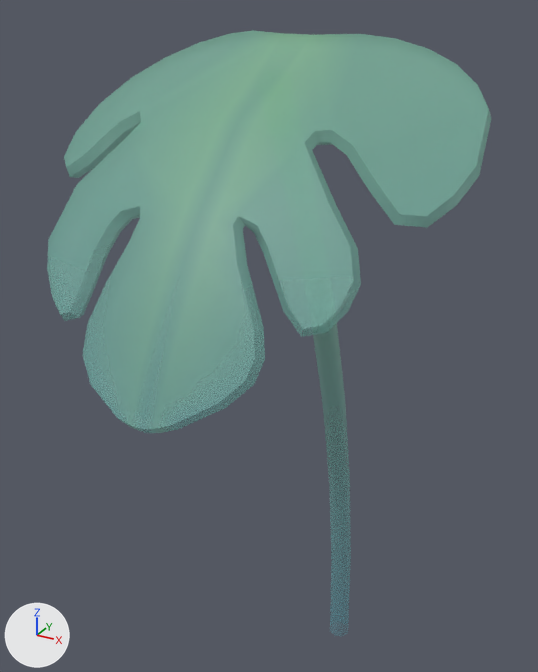
Before and after pictures for a commit that changed the FBX model Assets/Models/Tiny Treats plants/monstera_leaf_large_C.fbx.
Before and after are seen from a camera (50 mm lens) standing at (1.09, -2.72, 2.92) and looking at (-0.1, -0.57, 1.84). Lighting does not change. The marker at lower left points along +X, +Y and +Z. Objects named as collision shapes, trigger or cutter boxes, shadow casters or lower levels of detail are left out. Where no turn or scale is listed for an object, it has been applied to the vertices.

Names of what the first picture shows: 'monstera_leaf_large_C'.
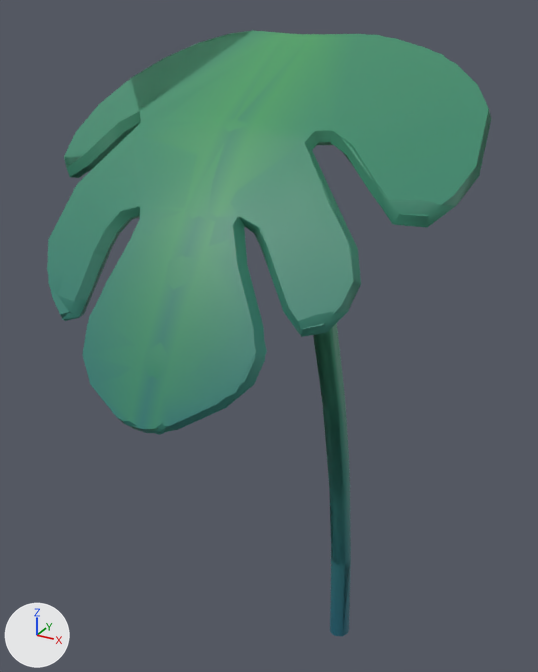
Edits to the bpy script that builds the scene:
```text
Change img_tiny_treats_texture_1_png:
    img_tiny_treats_texture_1_png: load_image('tiny_treats_texture_1.png', 'tiny_treats_texture_1.png', 1024, 1024, 'Non-Color') -> load_image('tiny_treats_texture_1.png', 'tiny_treats_texture_1.png', 1024, 1024, 'sRGB')
Change mat_tiny_treats_1:
    remove n3 = _N.new('ShaderNodeTexImage'); n3.name = 'Image Texture.001'
    remove n3.image = img_tiny_treats_texture_1_png
    where n0 = _N.new('ShaderNodeBsdfPrincipled'); n0.name = 'Principled BSDF'
    remove _L.new(n3.outputs[0], n0.inputs[4])  # 'Color' to 'Alpha'
    where n2 = _N.new('ShaderNodeTexImage'); n2.name = 'Image Texture'
    add _L.new(n2.outputs[1], n0.inputs[4])  # 'Alpha' to 'Alpha'
Add me_monstera_leaf_large_c_001:
    me_monstera_leaf_large_c_001.from_pydata(...)  # 198 vertices, 242 faces; spans x -0.63..0.65, y -1.49..0.05, z 0.0..2.86
    me_monstera_leaf_large_c_001.materials.append(mat_tiny_treats_1)  # picture img_tiny_treats_texture_1_png
Add ob_monstera_leaf_large_c_lod1:
    ob_monstera_leaf_large_c_lod1 = bpy.data.objects.new('monstera_leaf_large_C_LOD1', me_monstera_leaf_large_c_001)
    ob_monstera_leaf_large_c_lod1.location = (0.0, 0.0, 0.0)
```

Boxes [x1, y1, x2, y2] around the edits, measured in the pictures (538 x 672 px):
'monstera_leaf_large_C', surface changed
    both: [47, 30, 491, 636]
'monstera_leaf_large_C_LOD1', added (green)
    after: [48, 31, 489, 635]
